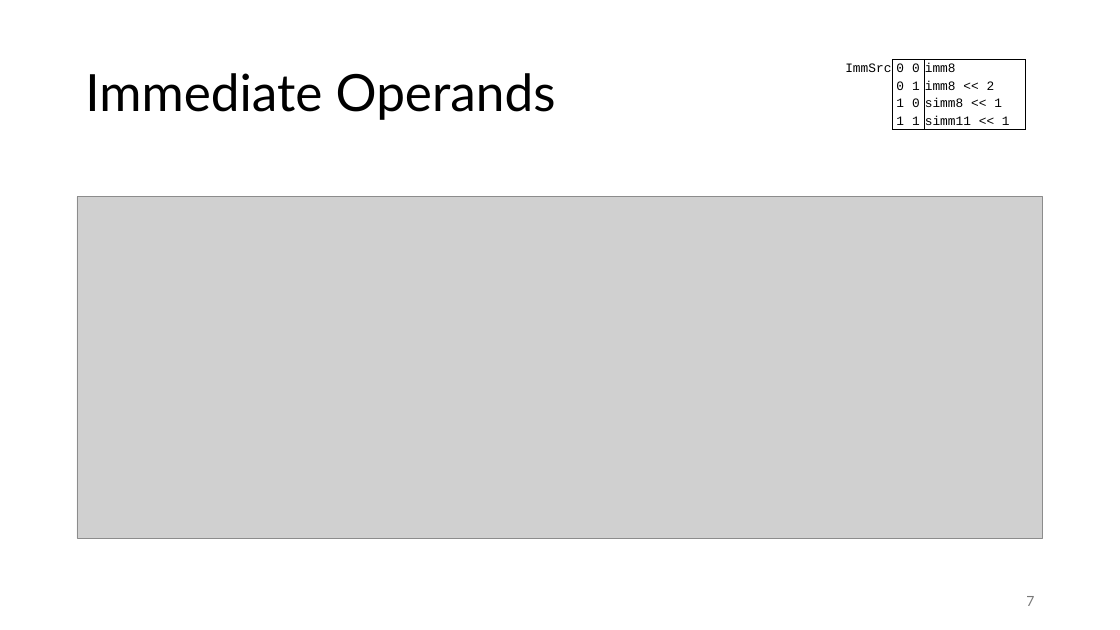
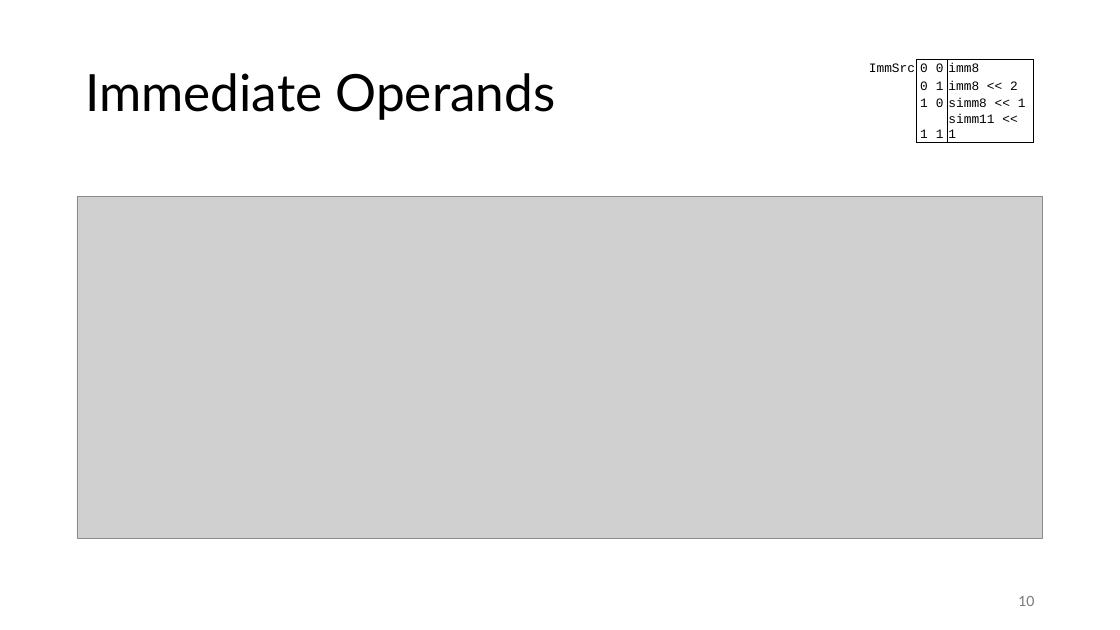
Before and after one commit to FrankBau/xetroc, a slide deck: slide 10 of xetroc.pptx (slide 7 before the commit). Drawn at 1120x630 pixels with LibreOffice and Linux fonts; fonts in the diff are those of the drawing; grey boxes stand for pictures. Boxes give left, top, right and bottom in pixels: in the first picture for what was removed or moved away, otherwise in the second. Text is boxed around its words. In the diff, an @@ line names an element or a change of style, - is before the commit and + after.

```diff
--- a/xetroc.pptx
+++ b/xetroc.pptx
@@ table: place and size @@
-table at box(842, 60, 1025, 134)
+table at box(865, 60, 1033, 147)
@@ page number at box(1018, 596, 1034, 606): text changed @@
-7
+10
```
Also in this commit, not shown: 12 other slides changed, 3 slides added, 4 other files.
